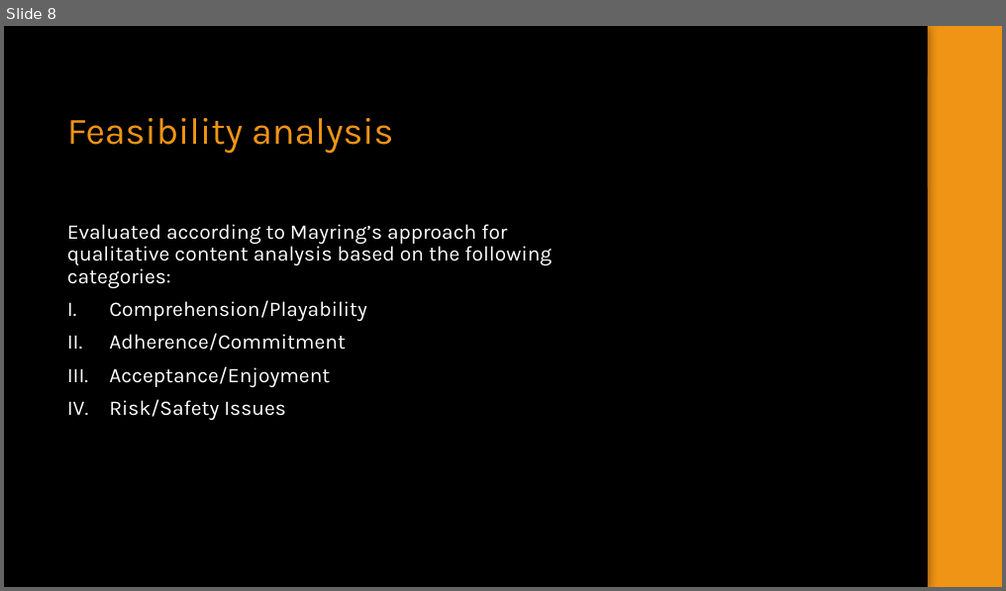
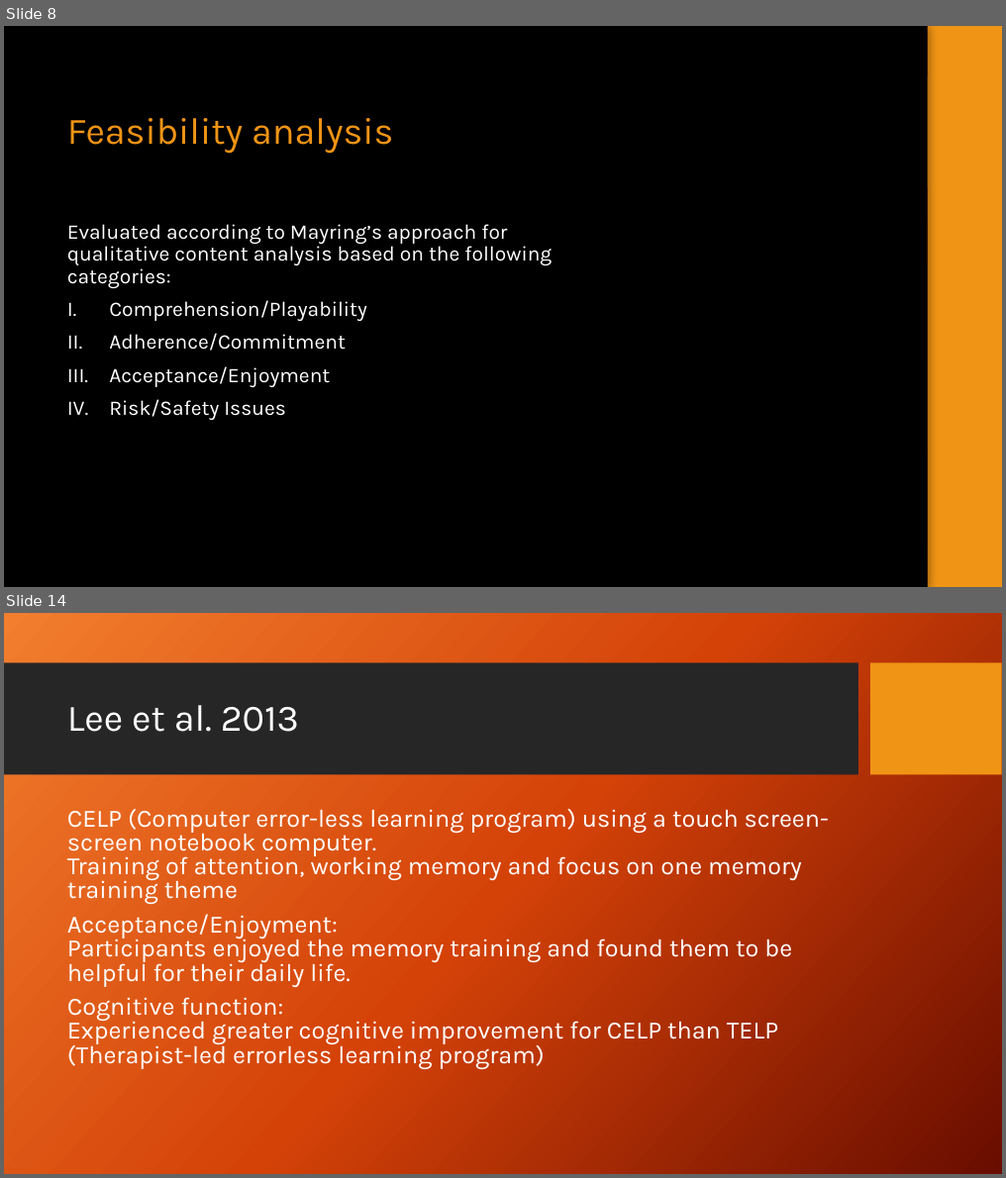
Before and after one commit to LoftieFourie/Honours_Project, a slide deck: SGDC.pptx. Shown one above the other, each under a label of ours: slide 8 before the commit, slides 8 and 14 after it; the slides between them are not shown. The pictures are 1006x591 and 1006x1178 pixels, drawn with LibreOffice and Linux fonts; fonts in the diff are those of the drawing; background and template pictures are left out. Boxes give left, top, right and bottom in pixels: in the first picture for what was removed or moved away, otherwise in the second. Text is boxed around its words. In the diff, an @@ line names an element or a change of style, - is before the commit and + after.

Commit message:
final draft

```diff
--- a/SGDC.pptx
+++ b/SGDC.pptx
@@ slide 14 added at [4, 613, 1002, 1174], background picture (left out); not listed: 2 template elements that a slide beside it also shows @@
@@ title added at [67, 705, 299, 732], 36 pt, text #FFFFFF @@
+Lee et al. 2013
@@ text added at [67, 809, 829, 1069], 24 pt, text #FFFFFF @@
+CELP (Computer error-less learning program) using a touch screen-screen notebook computer.
+Training of attention, working memory and focus on one memory training theme
+Acceptance/Enjoyment:
+Participants enjoyed the memory training and found them to be helpful for their daily life.
+Cognitive function:
+Experienced greater cognitive improvement for CELP than TELP (Therapist-led errorless learning program)
```
Also in this commit, not shown: 6 other slides added.
